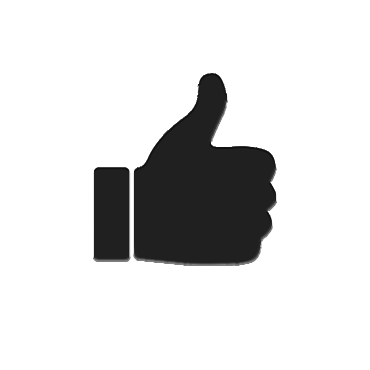
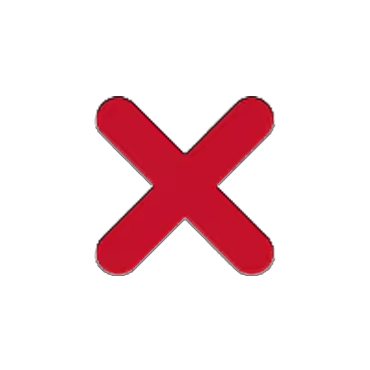
Layer changes from the first 370x370 image to the second:
added layer "Layer 12" above "Layer 11" over [95, 96, 276, 275]
hid "Layer 11" over [94, 73, 276, 265]
